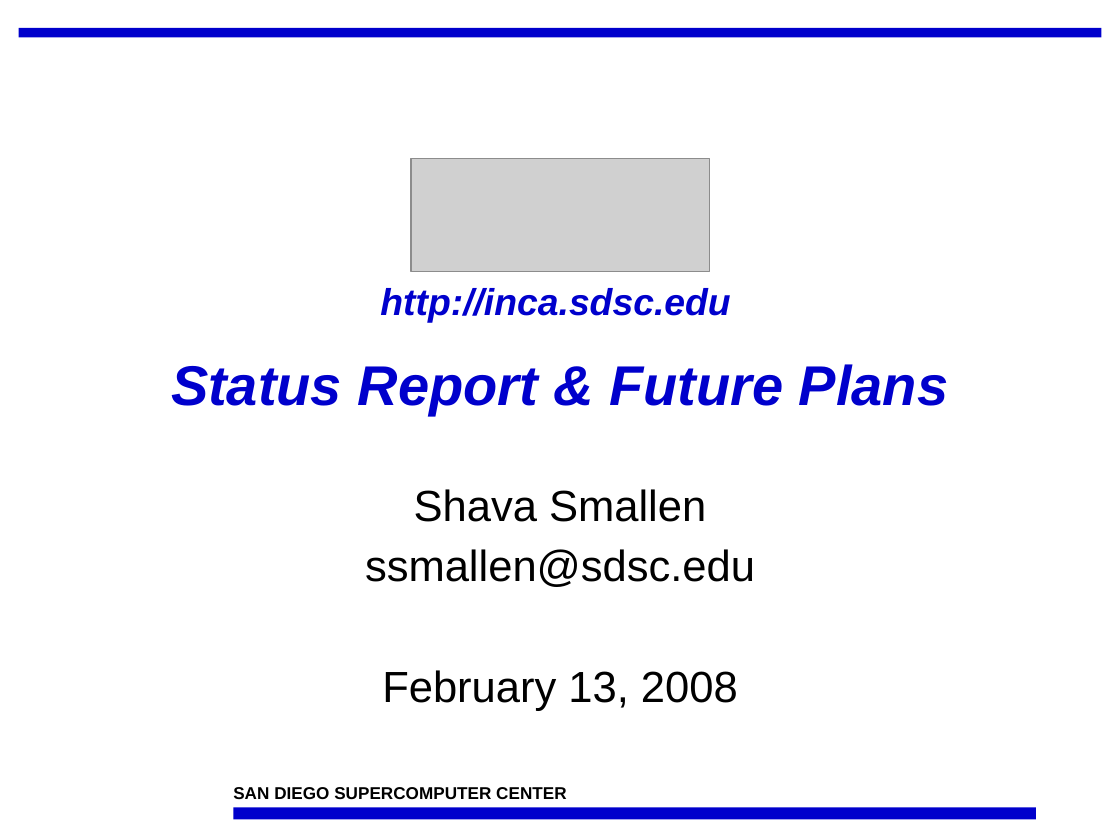
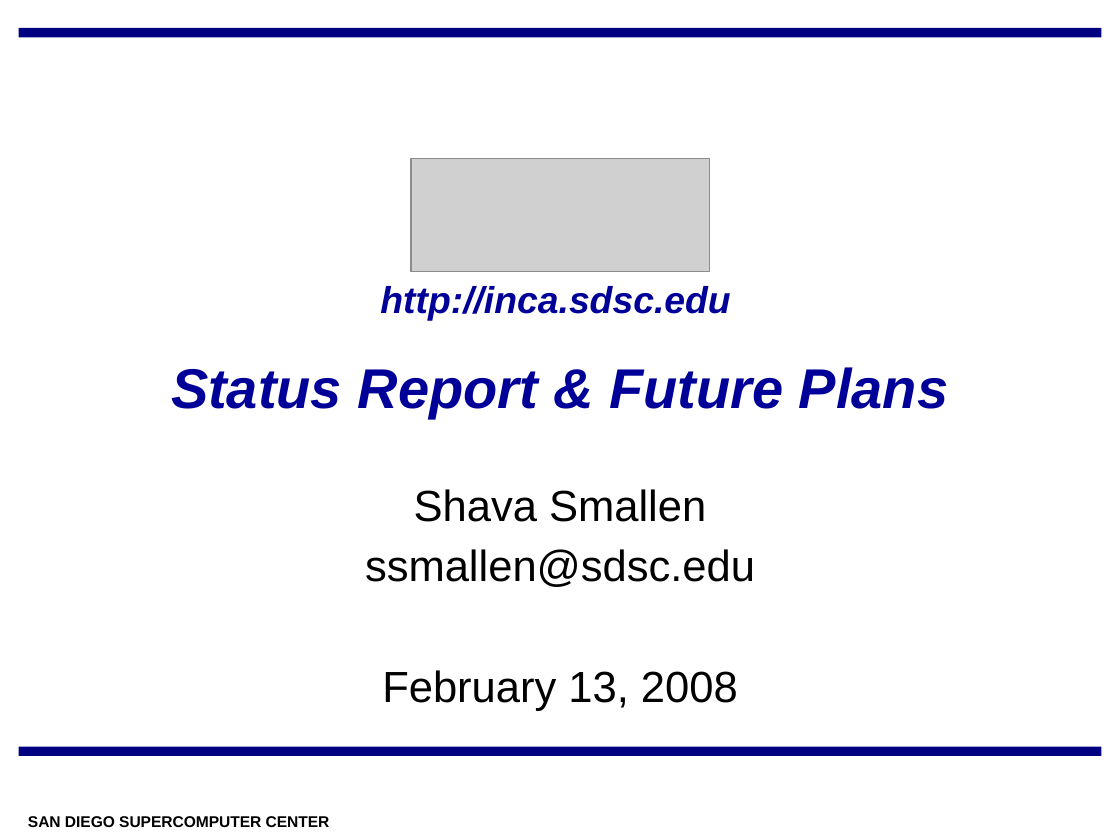
Before and after one commit to IncaProject/inca-xsede, a slide deck: slide 1 of talks/inca-nsf_02-08.ppt. Drawn at 1120x840 pixels with LibreOffice and Linux fonts; fonts in the diff are those of the drawing; grey boxes stand for pictures; background and template pictures are left out. Boxes give left, top, right and bottom in pixels: in the first picture for what was removed or moved away, otherwise in the second. Text is boxed around its words. In the diff, an @@ line names an element or a change of style, - is before the commit and + after.

```diff
--- a/talks/inca-nsf_02-08.ppt
+++ b/talks/inca-nsf_02-08.ppt
@@ rectangle at (19,28,1102,37): fill #0000CC to #000080 @@
@@ title "http://inca.sdsc.edu Status Report & Future ..." at (171,286,948,417): text colour #0000CC to #000099; line spacing 0.9 to 0.95 @@
@@ rectangle added at (19,747,1102,756), fill #000080 @@
@@ rectangle removed at (233,808,1036,820) @@
@@ text "SAN DIEGO SUPERCOMPUTER CENTER": place and size @@
-text "SAN DIEGO SUPERCOMPUTER CENTER" at (233,787,566,799)
+text "SAN DIEGO SUPERCOMPUTER CENTER" at (28,816,330,827)
@@ text "SAN DIEGO SUPERCOMPUTER CENTER" at (28,816,330,827): size 11 to 10 pt @@
```
Also in this commit, not shown: 5 other slides changed.
